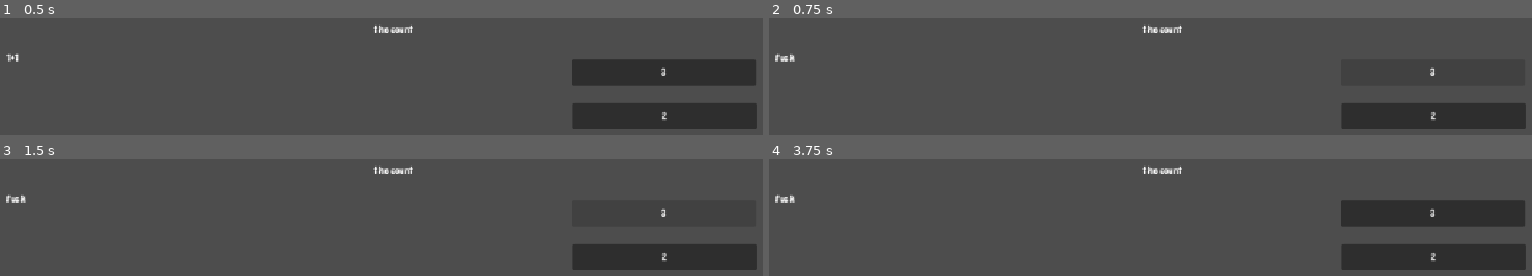
Above: before the commit, frames 1-4 (two rows, left to right).
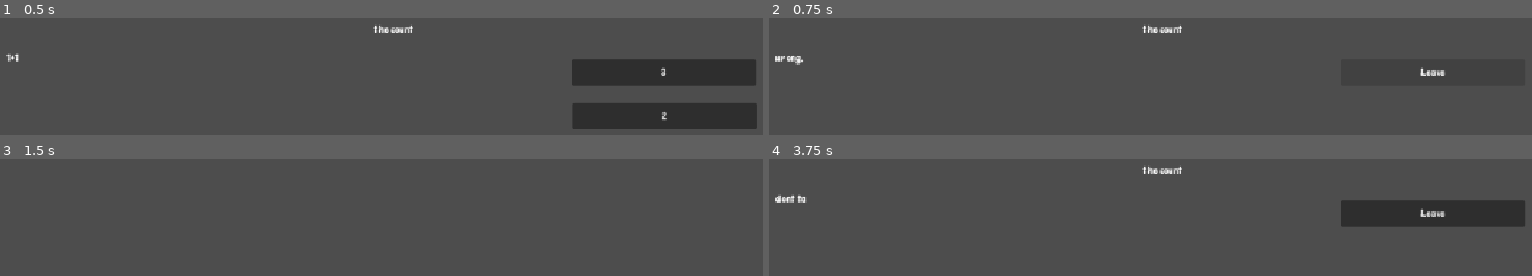
Above: after the commit, the same moments.

Repository: gamedagamez-dev/DownForTheCountGMTK2026
Game: Godot game, scene res://Scenes/World/npc.tscn
Same seed, same stepped clock (60 frames per second), same inputs: the game is played once before the commit and once after it. This scene is started directly instead of the project's main scene.
Inputs (mouse positions are in pixels of both pictures, inside the frame that each line leads up to):
- Up to frame 1 (0.5 s): no input
- Up to frame 2 (0.75 s): click "3" at 0.5 s
- Up to frame 3 (1.5 s): click "3" (after the commit: "Leave") at 1.25 s
- Up to frame 4 (3.75 s): click (1432, 257) at 2 s, where only the run before the commit has a clickable "2"; tap Enter (ui_accept) at 2.75, 2.85, 3.5 s; move the mouse to (outside the picture) at 2.77 s; hold D (move_right) 2.78-3.53 s; tap Space (movement_jump) at 3.02 s; move the mouse to (outside the picture) at 3.52 s; hold Page Down (ui_page_down) from 3.53 s (still down); tap Shift (movement_sprint) at 3.6 s

Frame 1 is identical in both runs. In frame 2, 5.7% of the frame differs, in the area x 0-100%, y 29-95%; in frame 3, 5.7%, in the area x 0-100%, y 6-95%; in frame 4, 5.7%.

Commit message:
npc update

Diff:
--- a/Scenes/World/npc.tscn
+++ b/Scenes/World/npc.tscn
@@ -1,6 +1,12 @@
 [gd_scene format=3 uid="uid://doywl67e42nyf"]
 
 [ext_resource type="Script" uid="uid://bvbyx8rgtg1h5" path="res://npc.gd" id="1_sqgn8"]
+
+[sub_resource type="CapsuleMesh" id="CapsuleMesh_0dqq6"]
+
+[sub_resource type="StandardMaterial3D" id="StandardMaterial3D_200fj"]
+albedo_color = Color(1, 0, 1, 1)
+grow_amount = 1.022
 
 [node name="npc" type="Node3D" unique_id=1576124861]
 script = ExtResource("1_sqgn8")
@@ -9,14 +15,19 @@
 question_1 = "1+1"
 Q1_answer_correct = "2"
 Q1_answer_wrong = "3"
+Q1_failure = "wrong, its 3"
 question_2 = "2+2"
 Q2_answer_correct = "4"
 Q2_answer_wrong = "3"
+Q2_failure = "wrong, its 4"
 question_3 = "3+3"
 Q3_answer_correct = "6"
 Q3_answer_wrong = "7"
-Conclusion = "AAAAAAAAAAAAAAAAAAAAAAAAA"
+Q3_failure = "wrong, its 6"
+Conclusion = "kiss me"
 Failure = "fuck you"
+Already_Failed = "dont talk to me, LOSER!!!!!"
+Already_Succeceded = "kiss me again"
 
 [node name="Control" type="Control" parent="." unique_id=173574903]
 layout_mode = 3
@@ -55,5 +66,9 @@
 offset_right = 1106.0
 offset_bottom = 555.0
 
+[node name="MeshInstance3D" type="MeshInstance3D" parent="." unique_id=48438373]
+mesh = SubResource("CapsuleMesh_0dqq6")
+surface_material_override/0 = SubResource("StandardMaterial3D_200fj")
+
 [connection signal="button_down" from="Control/answer_1" to="." method="_on_answer_1_button_down"]
 [connection signal="button_down" from="Control/answer_2" to="." method="_on_answer_2_button_down"]
--- a/npc.gd
+++ b/npc.gd
@@ -4,61 +4,104 @@
 @export var question_1 = ""
 @export var Q1_answer_correct = ""
 @export var Q1_answer_wrong = ""
+@export var Q1_failure = ""
 @export var question_2 = " "
 @export var Q2_answer_correct = ""
 @export var Q2_answer_wrong = ""
+@export var Q2_failure = ""
 @export var question_3 = " "
 @export var Q3_answer_correct = ""
 @export var Q3_answer_wrong = ""
+@export var Q3_failure = ""
 @export var Conclusion = ""
 @export var Failure = ""
+@export var Already_Failed = ""
+@export var Already_Succeceded = ""
 var progress = 0
 var correct_answer = 0
 var selected_answer
 var correct_answer_list = [0]
 var wrong_answer_list = [0]
 var question_list = [0]
+var failure_list = [0]
 var scrolling = false
+var outcome = 0 #0 = not talked to, 1 = success, 2 = failure
 signal selected()
 
 func _ready() -> void:
-	correct_answer_list = [Q1_answer_correct,Q2_answer_correct,Q3_answer_correct]
-	wrong_answer_list = [Q1_answer_wrong,Q2_answer_wrong,Q3_answer_wrong]
-	question_list = [question_1,question_2,question_3]
+	$Control.visible = false
+	correct_answer_list = [Q1_answer_correct,Q2_answer_correct,Q3_answer_correct,"cal_past_index"]
+	wrong_answer_list = [Q1_answer_wrong,Q2_answer_wrong,Q3_answer_wrong,"wal_past_index"]
+	question_list = [question_1,question_2,question_3,"ql_past_index"]
+	failure_list = [Q1_failure,Q2_failure,Q3_failure,"fl_past_index"]
 	dialogue_start()
 
+func _unhandled_input(event: InputEvent) -> void:
+	if event.is_action_pressed("ui_page_down"):
+		dialogue_start()
+
 func dialogue_start():
-	$Control/dialogue.visible_characters = 0
-	$Control/name.text = _name
-	correct_answer = randi() % 2
-	print (correct_answer)
-	print(correct_answer)
-	$Control/dialogue.text = question_list[progress]
+	$Control.visible = true
+	if tree_size == 0:
+		$Control/dialogue.text = Conclusion
+		outcome = 1
+		return
+	if outcome == 1:
+		$Control/dialogue.text = Already_Succeceded
+		$Control/answer_1.text = "Leave"
+		$Control/answer_2.visible = false
+		await $Control/answer_1.button_down
+		$Control.visible = false
+	elif outcome == 2:
+		$Control/dialogue.text = Already_Failed
+		$Control/answer_1.text = "Leave"
+		$Control/answer_2.visible = false
+		await $Control/answer_1.button_down
+		$Control.visible = false
+	else:
+		$Control/dialogue.visible_characters = 0
+		$Control/name.text = _name
+		correct_answer = randi() % 2
+		print (correct_answer)
+		print(correct_answer)
+		$Control/dialogue.text = question_list[progress]
 
-	if correct_answer == 0:
-		$Control/answer_1.text = correct_answer_list[progress]
-		$Control/answer_2.text = wrong_answer_list[progress]
-	if correct_answer == 1:
-		$Control/answer_2.text = correct_answer_list[progress]
-		$Control/answer_1.text = wrong_answer_list[progress]
-	scrolling = true
-	scroll()
-	await selected
-	scrolling = false
-	if correct_answer_list[progress] == selected_answer:
-		progress += 1
-		if progress == tree_size:
-			$Control/dialogue.text = Conclusion
+		if correct_answer == 0:
+			$Control/answer_1.text = correct_answer_list[progress]
+			$Control/answer_2.text = wrong_answer_list[progress]
+		if correct_answer == 1:
+			$Control/answer_2.text = correct_answer_list[progress]
+			$Control/answer_1.text = wrong_answer_list[progress]
+		scrolling = true
+		scroll()
+		await selected
+		scrolling = false
+		if correct_answer_list[progress] == selected_answer:
+			progress += 1
+			if progress == tree_size:
+				$Control/dialogue.text = Conclusion
+				outcome = 1
+				$Control/answer_1.text = "smooch em'"
+				$Control/answer_2.visible = false
+				await $Control/answer_1.button_down
+				$Control.visible = false
+				return
+			else:
+				dialogue_start()
 		else:
-			dialogue_start()
-	else:
-		$Control/dialogue.text = Failure
-
+			$Control/dialogue.text = failure_list[progress]
+			outcome = 2
+			$Control/answer_1.text = "Leave"
+			$Control/answer_2.visible = false
+			await $Control/answer_1.button_down
+			$Control.visible = false
 
 func scroll():
 	while scrolling == true:
 		$Control/dialogue.visible_characters += 1
-		await get_tree().create_timer(1.0/10).timeout
+		if Input.is_action_just_pressed("ui_accept"):
+			$Control/dialogue.visible_characters = -1
+		await get_tree().create_timer(1.0/15).timeout
 
 func _on_answer_1_button_down() -> void:
 	selected_answer = $Control/answer_1.text
